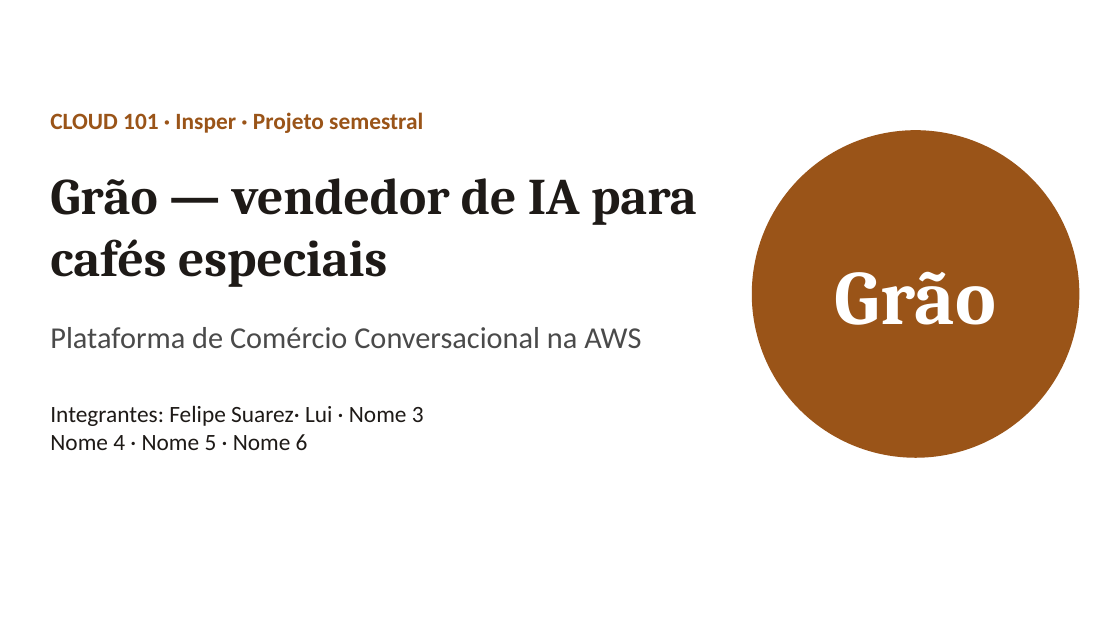
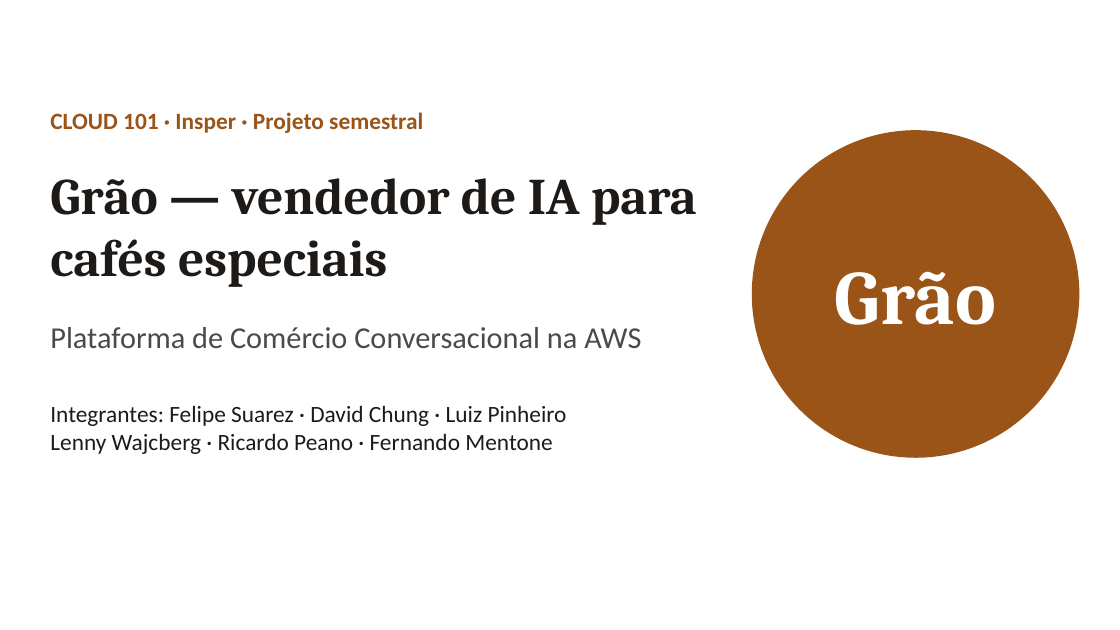
Before and after one commit to FelipeSuarez1/comercio-conversacional-aws, a slide deck: slide 1 of apresentacao/apresentacao-video.pptx. Drawn at 1120x630 pixels with LibreOffice and Linux fonts; fonts in the diff are those of the drawing. Boxes give left, top, right and bottom in pixels: in the first picture for what was removed or moved away, otherwise in the second. Text is boxed around its words. In the diff, an @@ line names an element or a change of style, - is before the commit and + after.

```diff
--- a/apresentacao/apresentacao-video.pptx
+++ b/apresentacao/apresentacao-video.pptx
@@ text at bbox=[50, 405, 567, 454]: text changed @@
-Integrantes: Felipe Suarez· Lui · Nome 3
-Nome 4 · Nome 5 · Nome 6
+Integrantes: Felipe Suarez · David Chung · Luiz Pinheiro
+Lenny Wajcberg · Ricardo Peano · Fernando Mentone
```
Also in this commit, not shown: 8 other slides changed, 1 other file.
